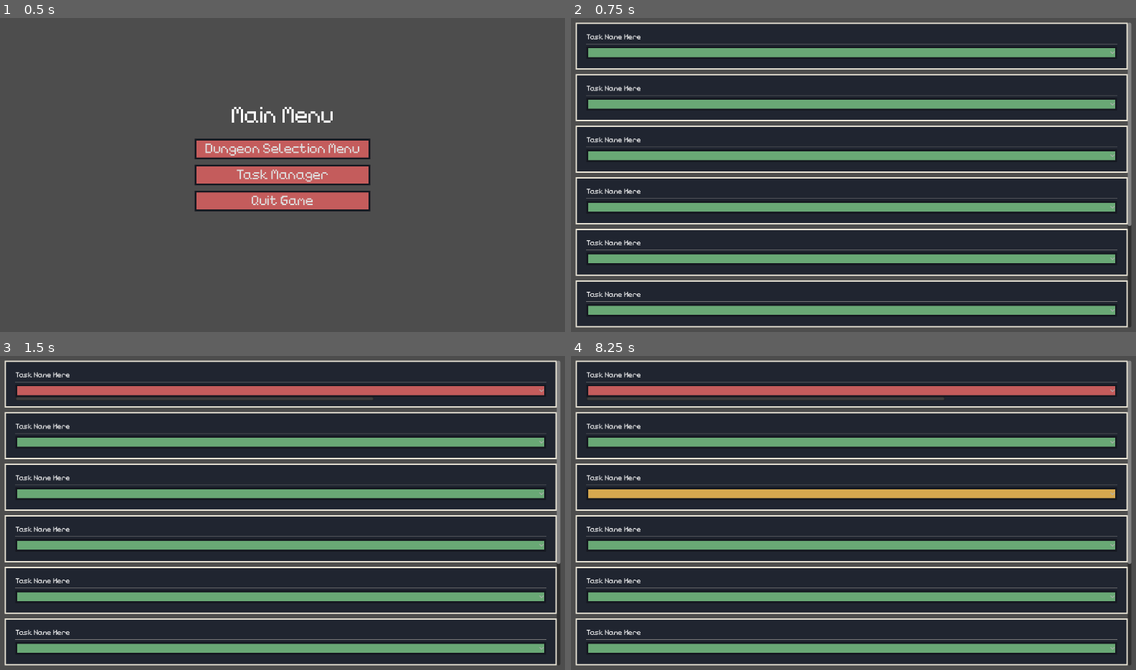
Above: before the commit, frames 1-4 (two rows, left to right).
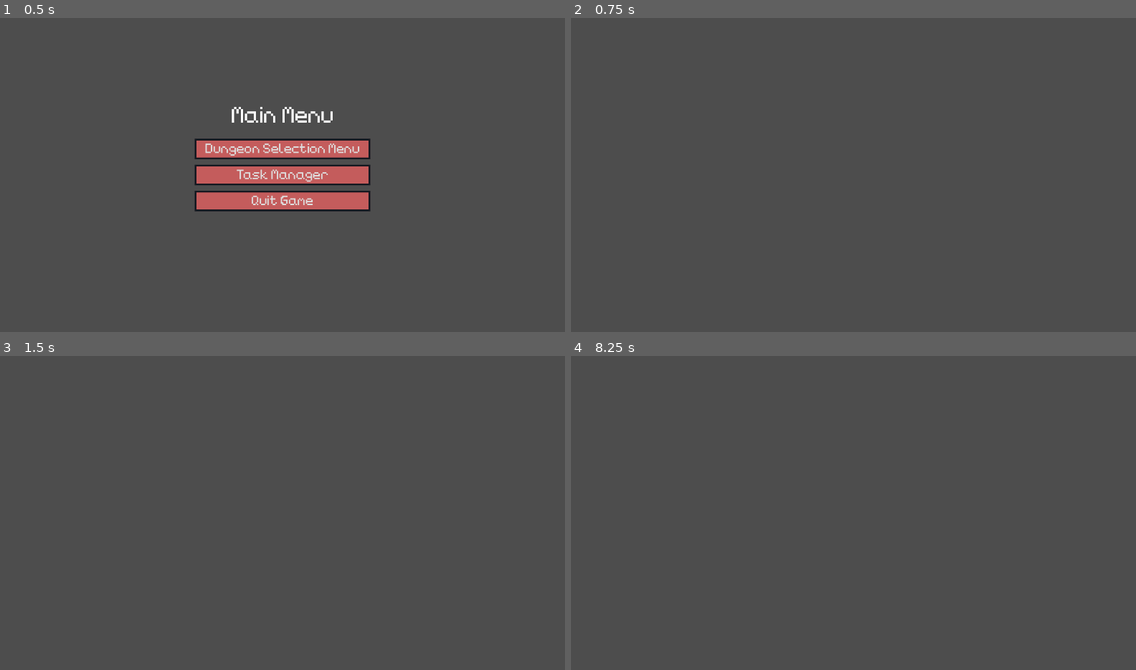
Above: after the commit, the same moments.

Repository: TheHumanMRP/RPG-Life-Tracker
Game: Godot game, scene res://Folders/Systems/Main/MainScene/main_scene.tscn
The game is run twice, just before and just after one commit, with the same random seed, the same clock (stepped at 60 frames per second) and the same inputs. The engine's default icon, where the game draws it, is replaced by a stand-in: a white triangle on a blue panel in a dark square.
Inputs (mouse positions are in pixels of both pictures, inside the frame that each line leads up to):
- Up to frame 1 (0.5 s): no input
- Up to frame 2 (0.75 s): click "Task Manager" at 0.5 s
- Up to frame 3 (1.5 s): click (282, 390) at 1.27 s
- Up to frame 4 (8.25 s): tap Enter at 2, 3.5, 5 s; move the mouse to (853, 513) at 2.02 s; hold D (move_right) 2.03-3.53 s; tap E (equip_item) every 0.75 s from 2.1 to 8.1 s; click (853, 513) at 2.17 s; tap Space (jump) at 2.27, 2.75, 3.02, 4.25, 4.52, 5.27, 5.75, 6.02, 7.52 s; move the mouse to (853, 384) at 2.77 s; click (853, 384) at 2.92 s; move the mouse to (853, 434) at 3.52 s; hold A (move_left) 3.53-4.28 s; click (853, 434) at 3.67 s; move the mouse to (853, 487) at 4.27 s; hold D (move_right) 4.28-5.78 s; click (853, 487) at 4.42 s; move the mouse to (853, 538) at 5.02 s; click (853, 538) at 5.17 s; move the mouse to (853, 591) at 5.77 s; hold A (move_left) 5.78-6.53 s; click (853, 591) at 5.92 s; move the mouse to (853, 641) at 6.52 s; hold D (move_right) 6.53-7.28 s; click (853, 641) at 6.67 s; move the mouse to (768, 431) at 7.27 s; hold A (move_left) from 7.28 s (still down); move the mouse to (977, 497) at 8.02 s

Frame 1 is identical in both runs. In frame 2, 87% of the frame differs, in the area x 0-100%, y 1-99%; in frame 3, 87%; in frame 4, 87%.
Error after the commit: Parse Error: Could not parse global class "DungeonResource" from "res://Folders/Systems/DungeonRelated/DungeonData/dungeon_resource.gd". (res://Folders/Systems…

Commit message:
Auto commit at 2026-11-09 01:25:00

Diff:
--- a/Folders/Systems/DungeonRelated/DungeonData/dungeon_resource.gd
+++ b/Folders/Systems/DungeonRelated/DungeonData/dungeon_resource.gd
@@ -3,3 +3,4 @@
 
 @export var dungeon_name: String
 @export var dungeon_tilemap: MapData
+@export
--- a/Folders/Systems/Main/MainScene/main_scene.gd
+++ b/Folders/Systems/Main/MainScene/main_scene.gd
@@ -57,6 +57,8 @@
 
 	self.add_child(new_scene)
 
+	SignalBus.refresh_ui.emit()
+
 
 func _clear_all_children() -> void:
 	for child in self.get_children():
Not shown, changed: Folders/Planning/All-Tasks.md
